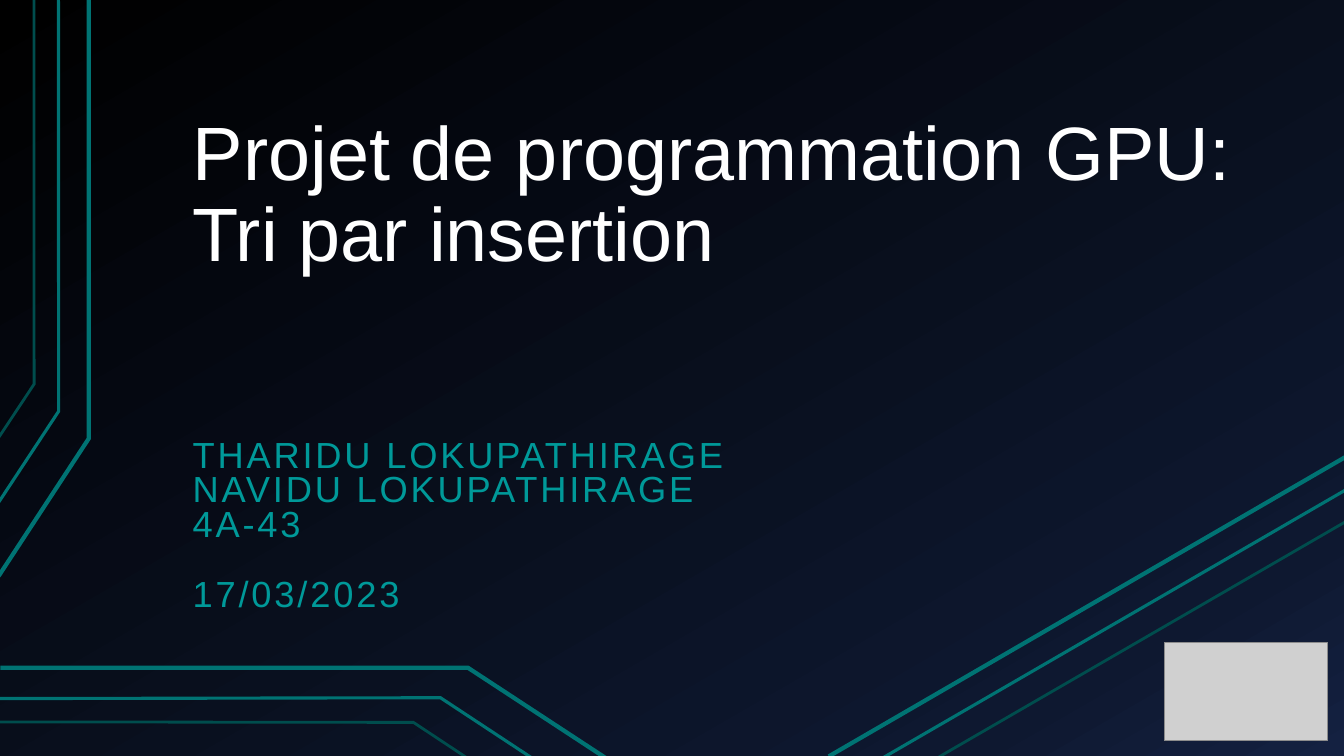
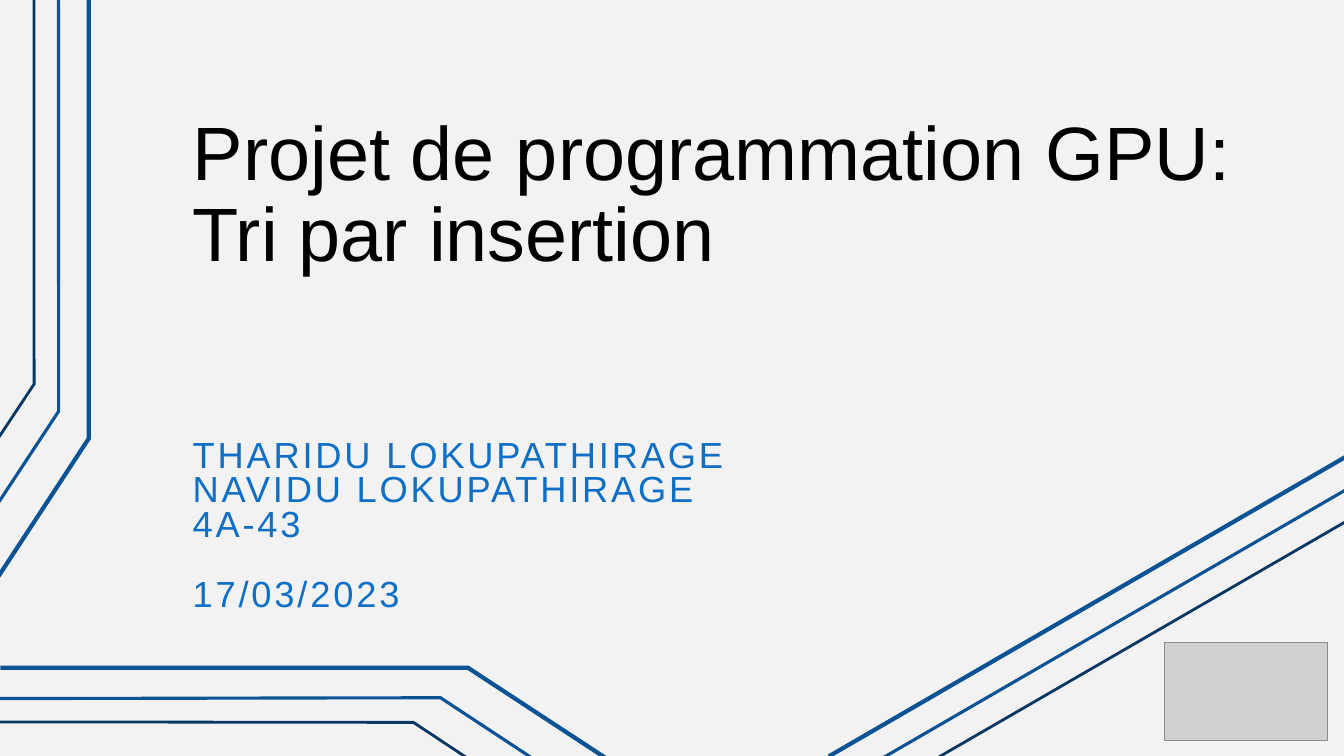
Before and after one commit to Clarky5/cuda-project-esiea, a slide deck: slide 1 of Groupe_43_LOKUPATHIRAGE_LOKUPATHIRAGE.pptx. Drawn at 1344x756 pixels with LibreOffice and Linux fonts; fonts in the diff are those of the drawing; grey boxes stand for pictures. Boxes give left, top, right and bottom in pixels: in the first picture for what was removed or moved away, otherwise in the second. Text is boxed around its words. In the diff, an @@ line names an element or a change of style, - is before the commit and + after.

```diff
--- a/Groupe_43_LOKUPATHIRAGE_LOKUPATHIRAGE.pptx
+++ b/Groupe_43_LOKUPATHIRAGE_LOKUPATHIRAGE.pptx
@@ background gradient #000000 to #0F1931 to #142242 to gradient #FFFFFF to #F2F2F2 @@
@@ freeform shape at bbox=[0, 0, 89, 577]: outline #007373 3 pt to #0B5394 3 pt @@
@@ freeform shape at bbox=[0, 0, 58, 503]: outline #007373 2.25 pt to #0B5394 2.25 pt @@
@@ freeform shape at bbox=[0, 0, 34, 438]: outline #007373 2 pt to #0B5394 2 pt @@
@@ title "Projet de programmation GPU: Tri ..." at bbox=[193, 125, 1230, 275]: text colour #FFFFFF to #000000 @@
@@ subtitle "THARIDU LOKUPATHIRAGE" at bbox=[193, 442, 723, 608]: text colour #009999 to #0F6FC6 @@
@@ line (829, 756) - (1344, 457): stroke #007373 3 pt to #0B5394 3 pt @@
@@ line (882, 756) - (1344, 490): stroke #007373 2.25 pt to #0B5394 2.25 pt @@
@@ line (939, 756) - (1344, 522): stroke #007373 2 pt to #0B5394 2 pt @@
@@ freeform shape at bbox=[1, 668, 605, 756]: outline #007373 3 pt to #0B5394 3 pt @@
@@ freeform shape at bbox=[0, 698, 532, 756]: outline #007373 2.25 pt to #0B5394 2.25 pt @@
@@ freeform shape at bbox=[0, 722, 466, 756]: outline #007373 2 pt to #0B5394 2 pt @@
```
Also in this commit, not shown: 2 other slides changed, 3 slides added, 2 slides removed.
